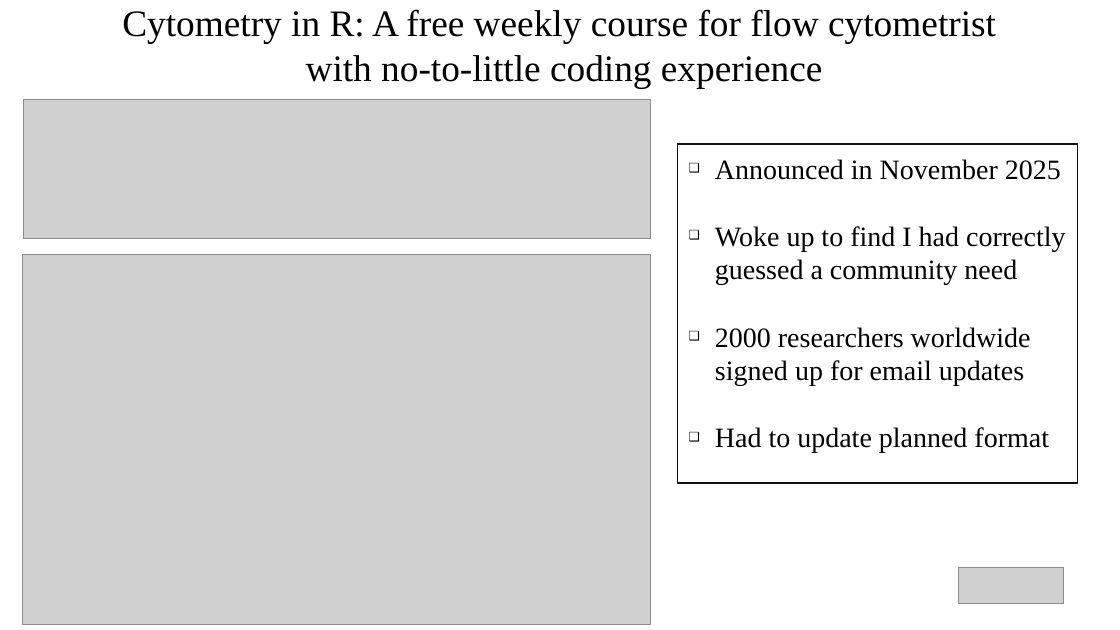
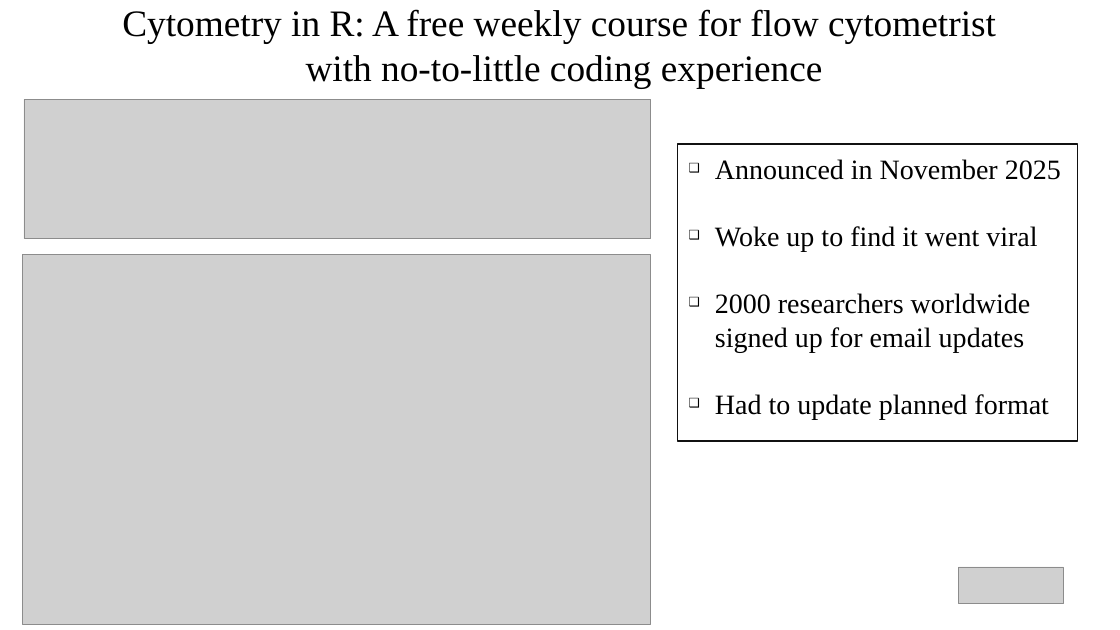
Before and after one commit to DavidRach/CytometryIn_Bioc2026, a slide deck: slide 11 of DavidRach_CytometryInR_BioC2026.pptx (slide 9 before the commit). Drawn at 1120x630 pixels with LibreOffice and Linux fonts; fonts in the diff are those of the drawing; grey boxes stand for pictures. Boxes give left, top, right and bottom in pixels: in the first picture for what was removed or moved away, otherwise in the second. Text is boxed around its words. In the diff, an @@ line names an element or a change of style, - is before the commit and + after.

```diff
--- a/DavidRach_CytometryInR_BioC2026.pptx
+++ b/DavidRach_CytometryInR_BioC2026.pptx
@@ rectangle: place and size @@
-rectangle at [677,144,1077,483]
+rectangle at [677,144,1077,441]
@@ text at [715,226,1037,251]: text changed @@
-❑ Woke up to find I had correctly guessed a community need
+❑ Woke up to find it went viral
```
Also in this commit, not shown: 9 other slides changed, 7 slides added, 5 slides removed, 2 other files.
